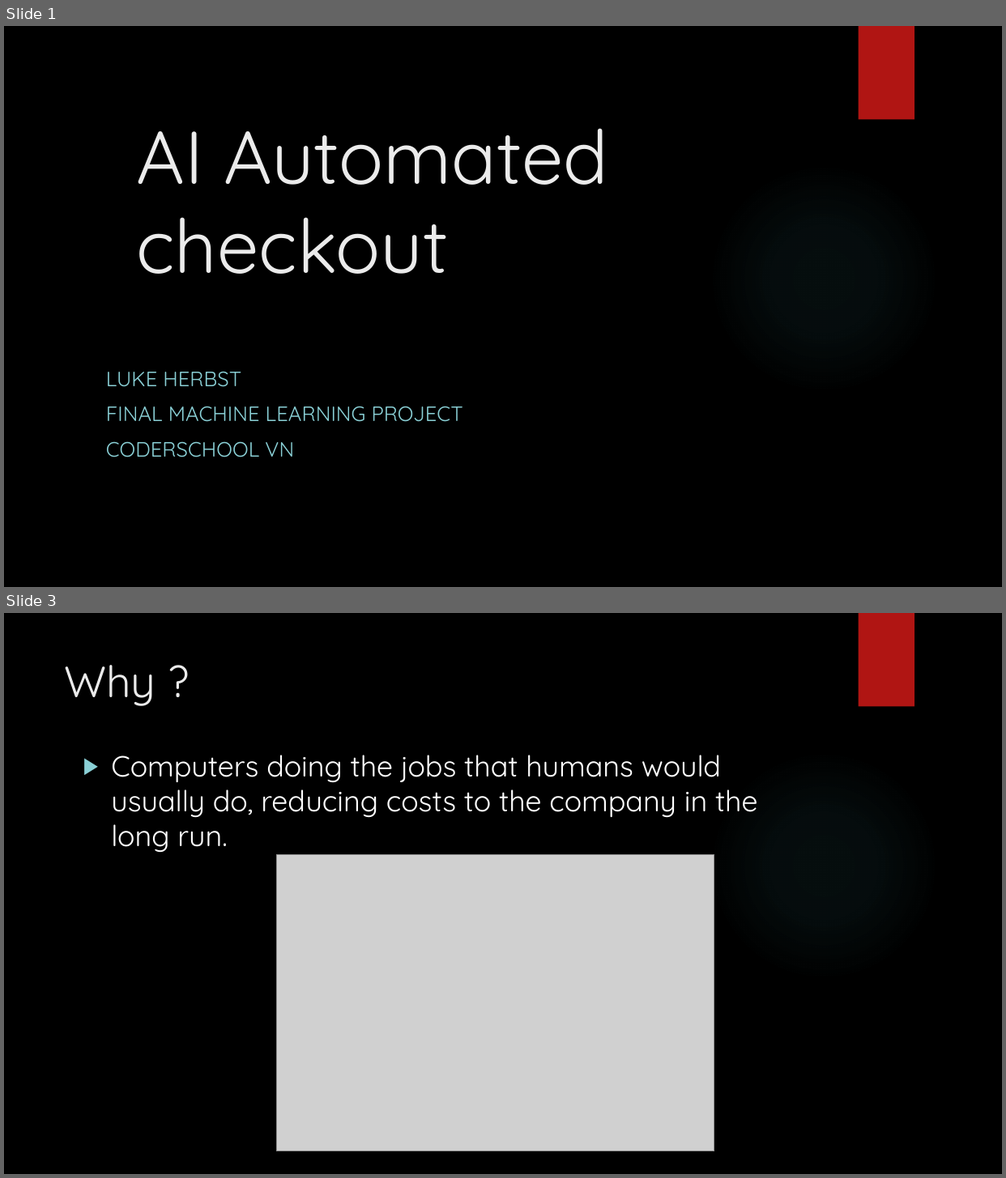
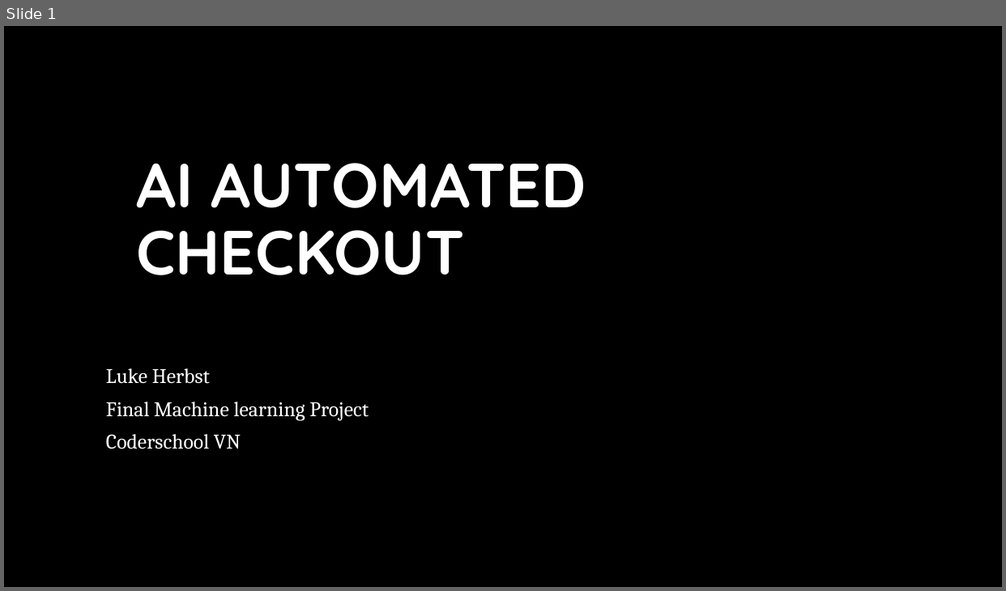
Before and after one commit to LukeHerbst/autocheckout_yolo, a slide deck: AI Automated checkout [Autosaved].pptx. Shown one above the other, each under a label of ours: slides 1 and 3 before the commit, slide 1 after it; the slides between them are not shown. The pictures are 1006x1178 and 1006x591 pixels, drawn with LibreOffice and Linux fonts; fonts in the diff are those of the drawing; grey boxes stand for pictures; background and template pictures are left out. Boxes give left, top, right and bottom in pixels: in the first picture for what was removed or moved away, otherwise in the second. Text is boxed around its words. In the diff, an @@ line names an element or a change of style, - is before the commit and + after.

```diff
--- a/AI Automated checkout [Autosaved].pptx
+++ b/AI Automated checkout [Autosaved].pptx
@@ slide 3 removed at [4, 613, 1002, 1174], background picture (left out); not listed: 2 template elements that a slide beside it also shows @@
@@ title removed at [65, 665, 156, 706] @@
-Why ?
@@ text removed at [111, 755, 758, 853] @@
-▶ Computers doing the jobs that humans would usually do, reducing costs to the company in the long run.
@@ picture removed at [276, 855, 714, 1152] @@
@@ slide 1 changed as well @@
@@ rectangle removed at [859, 26, 914, 120] @@
@@ title at [136, 163, 586, 275]: text changed; size 72 to 60 pt; text colour #EBEBEB to #FFFFFF; bold on @@
-AI Automated checkout
+AI AUTOMATED CHECKOUT
@@ subtitle at [106, 369, 368, 450]: text changed; font Quicksand to Cambria; text colour #8AD0D6 to #FFFFFF @@
-LUKE HERBST
-FINAL MACHINE LEARNING PROJECT
-CODERSCHOOL VN
+Luke Herbst
+Final Machine learning Project
+Coderschool VN
```
Also in this commit, not shown: 11 other slides changed, 7 slides added, 3 other slides removed, 5 other files.
